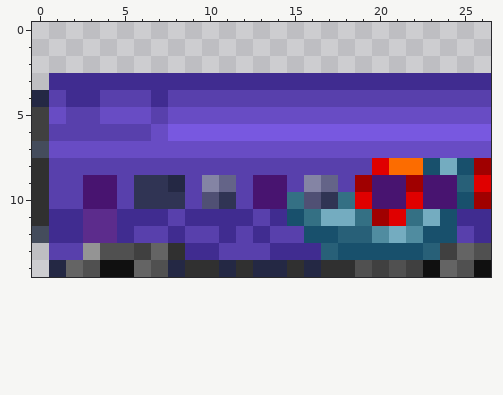
Edited in one commit: pixel-art sprite (docs/download_page/_static/GENERATOR_CAR_A_TRAIN.png). Above is the file before it was changed.
The file is 27x15 pixels.
Once edited:
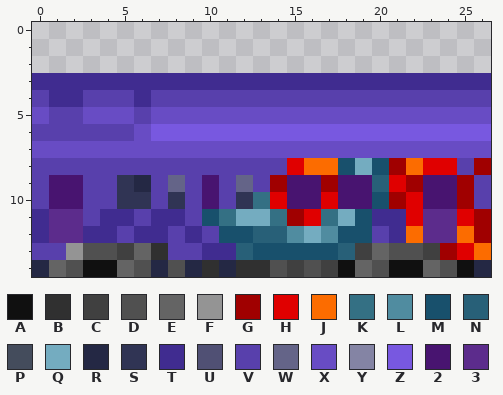
Palette (. is transparent): A #101010  B #303030  C #404040  D #505050  E #646464  F #949494  G #a00000  H #e00000  J #fc6c00  K #347084  L #508ca0  M #18506c  N #286078  P #444c5c  Q #74acc0  R #242844  S #303454  T #402c90  U #505074  V #5840ac  W #646488  X #684cc4  Y #8484a4  Z #7858e0  2 #481470  3 #5c2c8c
The commit says: Fix: Wrong order or S-trains & G-train
Edits made:
{"y":3,"x":0,"old":".","new":"T"}
{"y":4,"x":0,"old":"RV","new":"VT"}
{"y":4,"x":3,"old":"T","new":"V"}
{"y":4,"x":6,"old":"VT","new":"TV"}
{"y":5,"x":0,"old":"CX","new":"XV"}
{"y":5,"x":3,"old":"V","new":"X"}
{"y":5,"x":6,"old":"XV","new":"VX"}
{"y":6,"x":0,"old":"C","new":"V"}
{"y":6,"x":6,"old":"VX","new":"XZ"}
{"y":7,"x":0,"old":"P","new":"X"}
{"y":8,"x":0,"old":"B","new":"V"}
{"y":8,"x":15,"old":"VVVVVHJ","new":"HJJMQMG"}
{"y":8,"x":23,"old":"MQM","new":"HHV"}
{"y":9,"x":0,"old":"BVV22VSSR","new":"V22VVSRVW"}
{"y":9,"x":10,"old":"YWV22VYWVG22","new":"2VWVG22G22NH"}
{"y":9,"x":25,"old":"NH","new":"GV"}
{"y":10,"x":0,"old":"BVV22V","new":"V22VVS"}
{"y":10,"x":7,"old":"S","new":"V"}
{"y":10,"x":10,"old":"USV22KUSKH22","new":"2VSKH22H22MG"}
{"y":10,"x":25,"old":"MG","new":"GV"}
{"y":11,"x":0,"old":"BTT33","new":"T33VT"}
{"y":11,"x":6,"old":"T","new":"V"}
{"y":11,"x":8,"old":"VTTTTVTMKQ","new":"TVMKQQKGHK"}
{"y":11,"x":19,"old":"KGHKQMTT","new":"MTTH33HG"}
{"y":12,"x":0,"old":"PTT33TVVTV","new":"T33TTVTTVT"}
{"y":12,"x":11,"old":"TVTVVMMNNLQLMMVT","new":"MMNNLQLMMVTJ33JG"}
{"y":13,"x":0,"old":".","new":"V"}
{"y":13,"x":2,"old":"VF","new":"FD"}
{"y":13,"x":5,"old":"DCEBT","new":"CEBVV"}
{"y":13,"x":11,"old":"VVVTTTNMMMMMNCED","new":"TNMMMMMNCEDDCGHJ"}
{"y":14,"x":0,"old":".RED","new":"REDA"}
{"y":14,"x":5,"old":"AEDRB","new":"EDRDR"}
{"y":14,"x":13,"old":"RRBRBBDCDCAEDA","new":"BDCDCAEDAAEDAR"}
